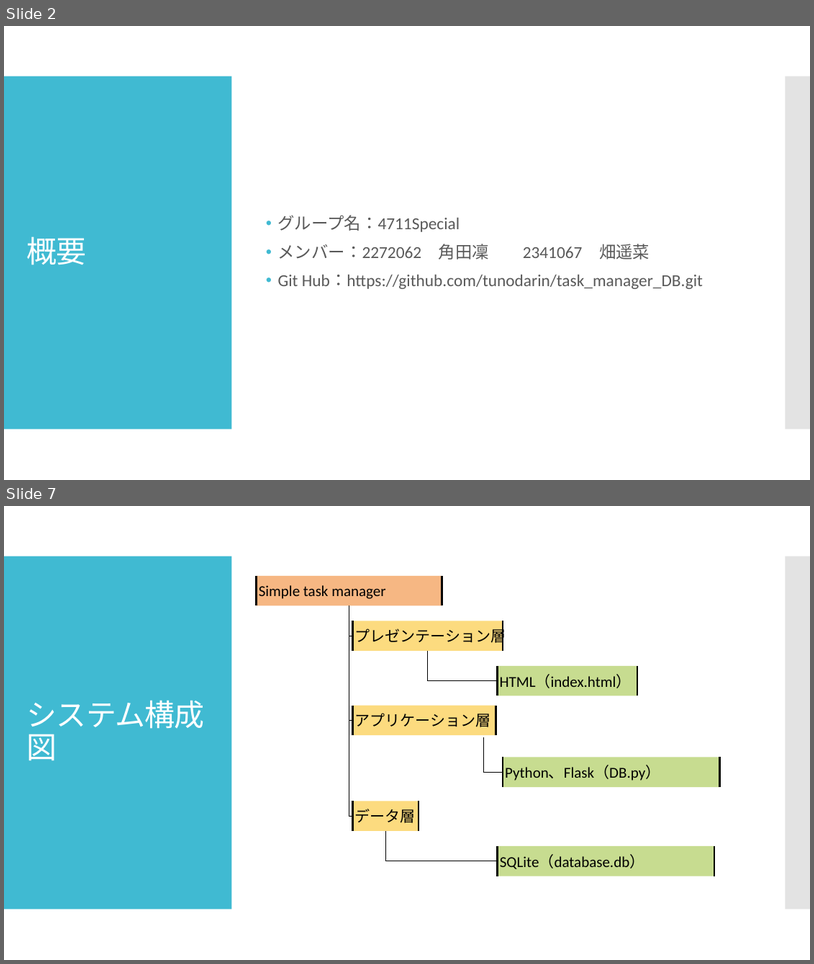
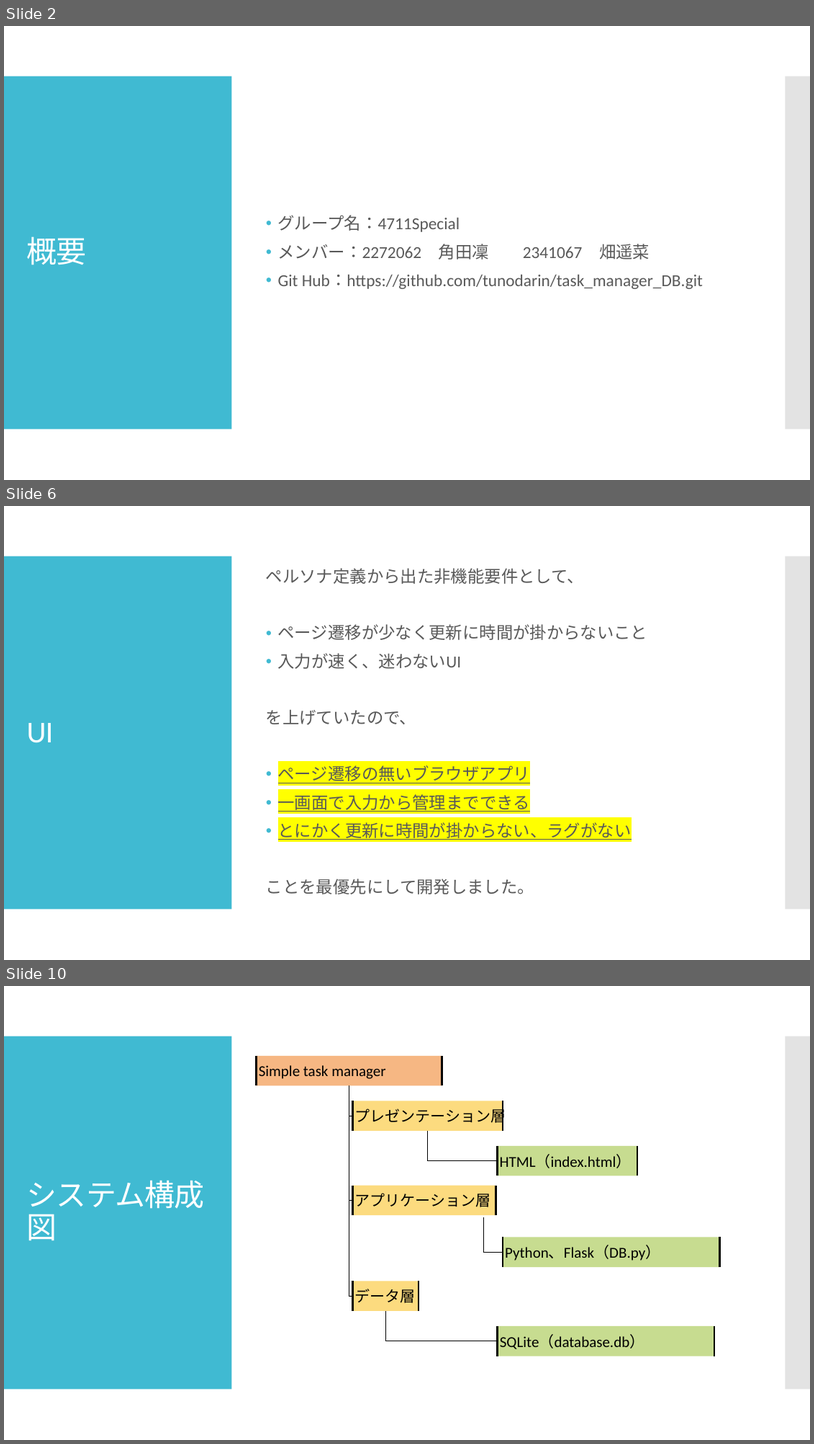
Before and after one commit to tunodarin/task_manager_DB, a slide deck: 4711最終.pptx. Shown one above the other, each under a label of ours: slides 2 and 7 before the commit, slides 2, 6 and 10 after it; the slides between them are not shown. The pictures are 814x964 and 814x1444 pixels, drawn with LibreOffice and Linux fonts; fonts in the diff are those of the drawing. Boxes give left, top, right and bottom in pixels: in the first picture for what was removed or moved away, otherwise in the second. Text is boxed around its words. In the diff, an @@ line names an element or a change of style, - is before the commit and + after.

Commit message:
プレゼンテーションを最終盤に差し替え

```diff
--- a/4711最終.pptx
+++ b/4711最終.pptx
@@ slide 6 added at [4, 506, 810, 960], background #FFFFFF; not listed: 2 template elements that a slide beside it also shows @@
@@ text added at [266, 568, 648, 894], 20 pt, text #595959 @@
+ペルソナ定義から出た非機能要件として、
+• ページ遷移が少なく更新に時間が掛からないこと
+• 入力が速く、迷わないUI
+を上げていたので、
+• ページ遷移の無いブラウザアプリ
+• 一画面で入力から管理までできる
+• とにかく更新に時間が掛からない、ラグがない
+ことを最優先にして開発しました。
@@ title added at [27, 723, 54, 743], 36 pt, text #FFFFFF @@
+UI
@@ what was slide 7 is now slide 10 @@
```
Also in this commit, not shown: 4 slides changed, 3 other slides added, 1 slide removed.
